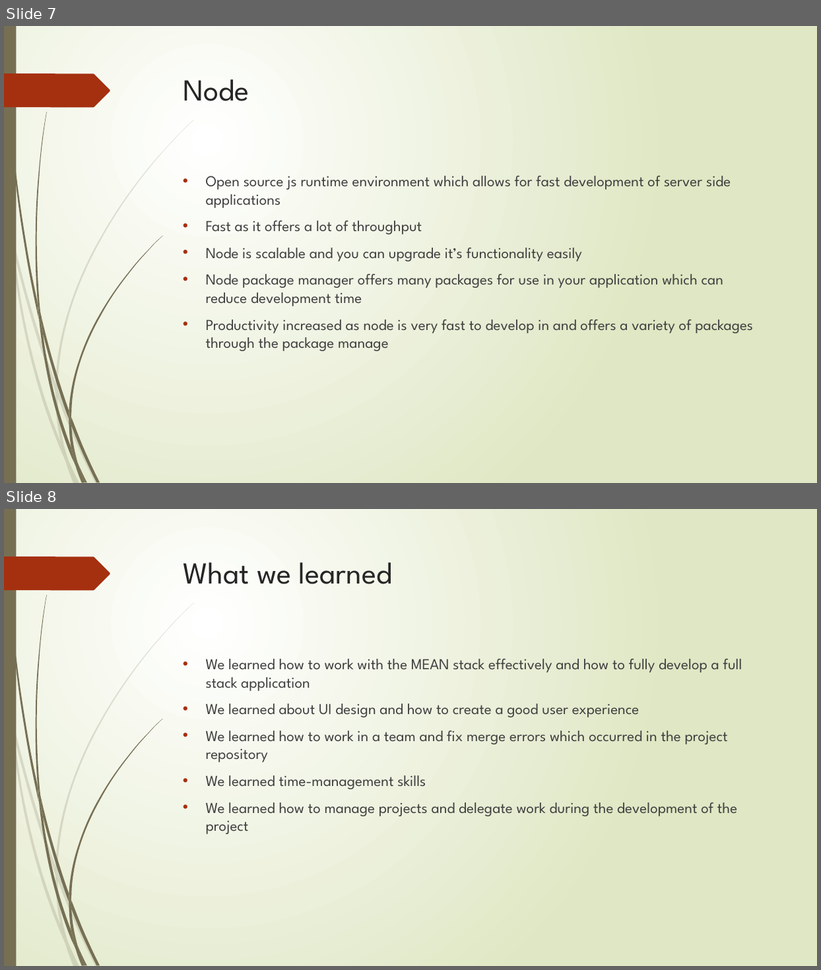
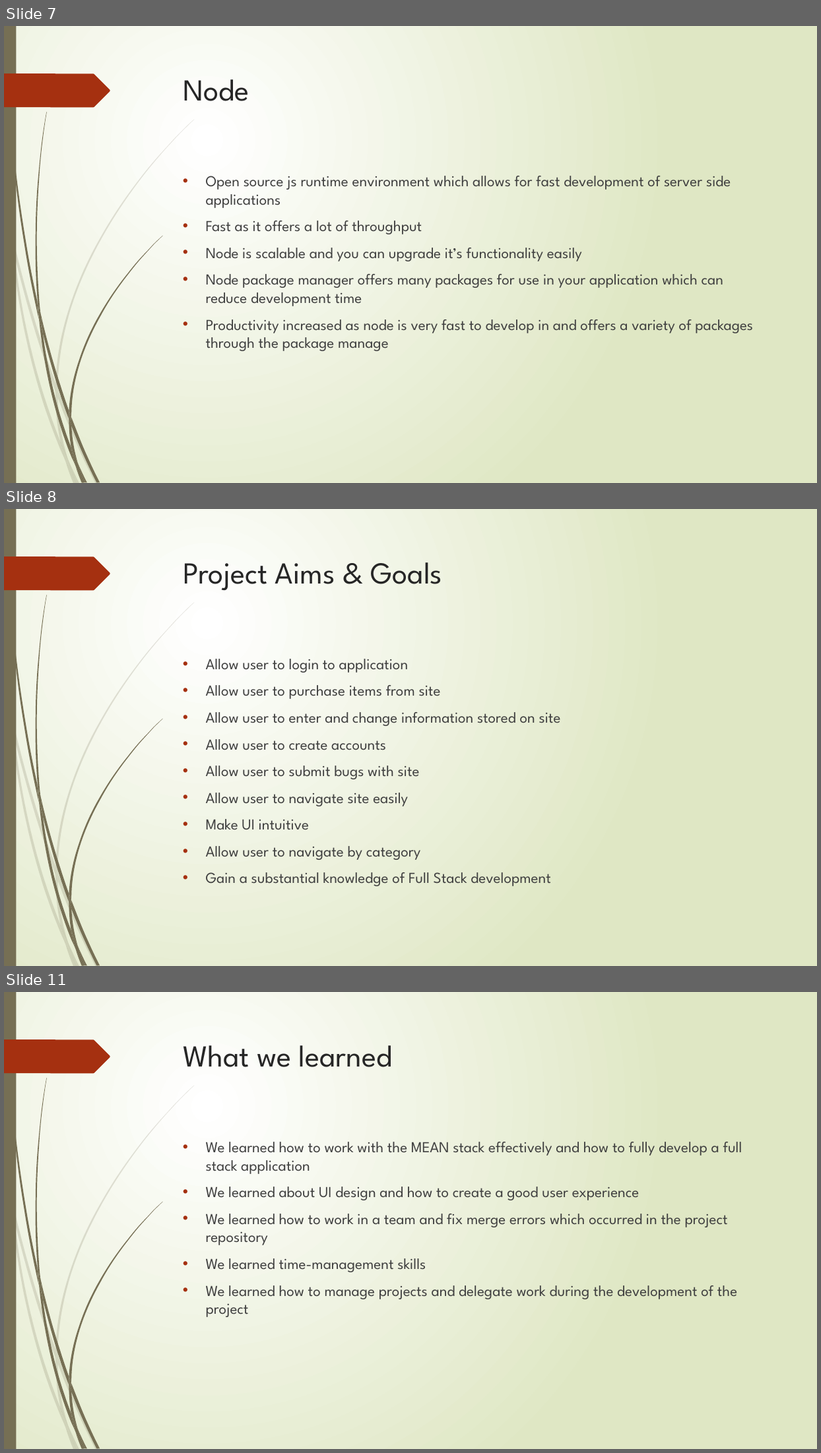
Before and after one commit to Ultan-Kearns/eCommerceApp, a slide deck: Presentation IT Professional.pptx. Shown one above the other, each under a label of ours: slides 7 and 8 before the commit, slides 7, 8 and 11 after it; the slides between them are not shown. The pictures are 821x970 and 821x1453 pixels, drawn with LibreOffice and Linux fonts; fonts in the diff are those of the drawing. Boxes give left, top, right and bottom in pixels: in the first picture for what was removed or moved away, otherwise in the second. Text is boxed around its words. In the diff, an @@ line names an element or a change of style, - is before the commit and + after.

Commit message:
Added slides for project need work
Project aims and goals and empty slide layouts

```diff
--- a/Presentation IT Professional.pptx
+++ b/Presentation IT Professional.pptx
@@ slide 8 added at [4,509,817,966], background gradient #FFFFFF to #DFE8C4; not listed: 24 template elements that a slide beside it also shows @@
@@ title added at [183,562,442,590], 36 pt, text #262626 @@
+Project Aims & Goals
@@ text added at [206,659,561,887], 18 pt, text #404040 @@
+• Allow user to login to application
+• Allow user to purchase items from site
+• Allow user to enter and change information stored on site
+• Allow user to create accounts
+• Allow user to submit bugs with site
+• Allow user to navigate site easily
+• Make UI intuitive
+• Allow user to navigate by category
+• Gain a substantial knowledge of Full Stack development
@@ what was slide 8 is now slide 11 @@
```
Also in this commit, not shown: 2 other slides added.
